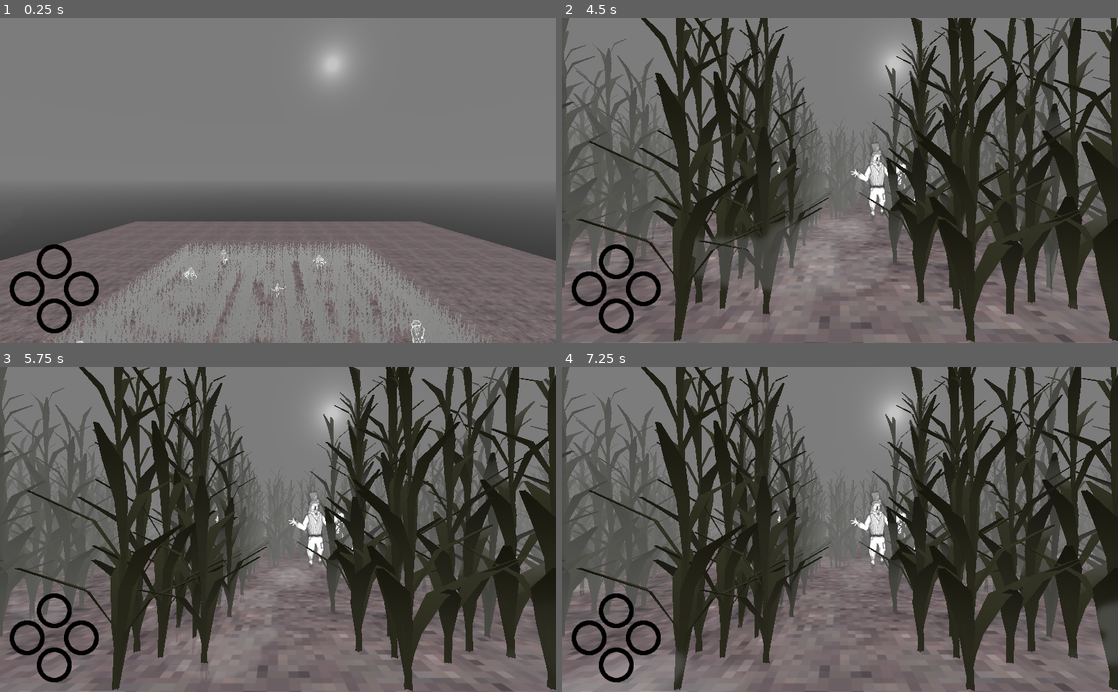
Above: before the commit, frames 1-4 (two rows, left to right).
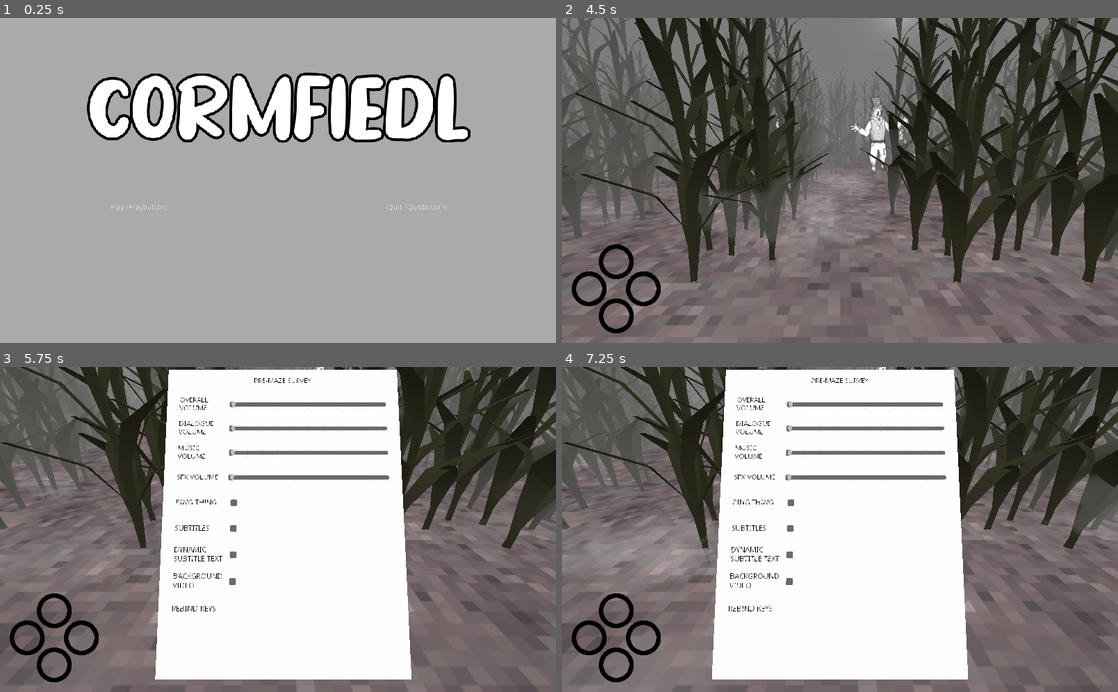
Above: after the commit, the same moments.

Repository: greenje262/one-ticket-to-the-lonely-soul-scarecrow-show
Game: Godot game, scene res://Cornfield.tscn
Two runs of this game, one before a commit and one after it. Both use one fixed random seed, a clock stepped at 60 frames per second and the inputs below. Sound files missing from this copy of the repository are replaced by a short silence.
Inputs:
- Up to frame 1 (0.25 s): no input
- Up to frame 2 (4.5 s): tap Enter at 0.5, 4.25 s; hold E (turn_right) 0.53-1.28 s; tap D (no) at 0.6, 1.55, 2.1, 3.05, 3.8 s; tap Space (ping) at 1.25, 2.85 s; hold Q (turn_left) 1.28-2.03 s; tap F (look) at 1.35 s; hold E (turn_right) 2.03-2.78 s; hold W (move_forward) 2.78-3.53 s; hold Q (turn_left) from 3.53 s (still down); tap R (talk) at 3.6 s; tap A (yes) at 4.35 s
- Up to frame 3 (5.75 s): keep holding Q (turn_left); tap D (no) at 4.55, 5.1 s
- Up to frame 4 (7.25 s): release Q (turn_left) at 5.78 s; hold E (turn_right) 5.78-6.53 s; tap F (look) at 5.85 s; tap D (no) at 6.05, 6.6 s; tap Space (ping) at 6.5 s; hold W (move_forward) from 6.53 s (still down)

The runs differ from the first frame. In frame 1, 98% of the frame differs, in the area x 0-100%, y 0-100%; in frame 2, 43%; in frame 3, 72%; in frame 4, 74%.

Commit message:
built a settings page and added it to start sequence

Diff:
--- a/Player.gd
+++ b/Player.gd
@@ -1,9 +1,11 @@
 extends Spatial
 
+onready var cam = $Camera
 onready var tween = $MoveTween
 onready var tween2 = $OtherTween
 onready var pinger = $PingPlayer
 onready var ray = $RayCast
+onready var survey = $SettingsPage
 
 onready var ind_u = $UIndicator
 onready var ind_l = $LIndicator
@@ -23,6 +25,7 @@
 var look_rot
 var looking = false
 var in_room = false
+var survey_time = false
 var node_match
 var ind_empty = preload("res://indicator-empty.png")
 var ind_full = preload("res://indicator-full.png")
@@ -40,9 +43,13 @@
 			tween.start()
 			tween2.interpolate_property(title, "modulate", Color(1, 1, 1, 1), Color(1, 1, 1, 0), 3.5, Tween.TRANS_EXPO)
 			tween2.start()
-	elif state == "settings" && !tween.is_active():
-		yield(get_tree().create_timer(2), "timeout")
-		pass
+	elif state == "settings" && !survey_time:
+		survey_time = true
+		yield(get_tree().create_timer(1), "timeout")
+		tween.interpolate_property(cam, "rotation_degrees", rotation_degrees, Vector3(-30, 0, 0), 0.5)
+		tween.start()
+		tween2.interpolate_property(survey, "translation", Vector3(2, 0.8, -0.4), Vector3(0, 0.8, -0.4), 1.5, Tween.EASE_OUT)
+		tween2.start()
 	elif state == "game":
 		if !tween.is_active():
 			if !looking:
--- a/Player.tscn
+++ b/Player.tscn
@@ -6,6 +6,7 @@
 [ext_resource path="res://ARCO for OSX.otf" type="DynamicFontData" id=4]
 [ext_resource path="res://No Virus.otf" type="DynamicFontData" id=5]
 [ext_resource path="res://Fog.tscn" type="PackedScene" id=6]
+[ext_resource path="res://SettingsSurvey.tscn" type="PackedScene" id=7]
 
 [sub_resource type="DynamicFont" id=1]
 size = 48
@@ -24,11 +25,23 @@
 outline_color = Color( 0, 0, 0, 1 )
 font_data = ExtResource( 5 )
 
+[sub_resource type="QuadMesh" id=4]
+size = Vector2( 0.464, 0.6 )
+
+[sub_resource type="ViewportTexture" id=6]
+viewport_path = NodePath("SettingsPage/ViewportContainer/Viewport")
+
+[sub_resource type="SpatialMaterial" id=5]
+resource_local_to_scene = true
+flags_unshaded = true
+albedo_texture = SubResource( 6 )
+
 [node name="Player" type="Spatial"]
 script = ExtResource( 1 )
 
 [node name="Camera" type="Camera" parent="."]
 transform = Transform( 1, 0, 0, 0, 1, 0, 0, 0, 1, 0, 1, 0 )
+cull_mask = 524287
 
 [node name="MoveTween" type="Tween" parent="."]
 
@@ -111,7 +124,6 @@
 valign = 1
 
 [node name="TitleBox" type="Control" parent="WordBox"]
-visible = false
 margin_top = 100.0
 margin_right = 1024.0
 margin_bottom = 400.0
@@ -165,5 +177,26 @@
 
 [node name="Fog" parent="." instance=ExtResource( 6 )]
 
+[node name="SettingsPage" type="MeshInstance" parent="."]
+transform = Transform( 1, 0, 0, 0, 0.819152, 0.573576, 0, -0.573576, 0.819152, 3, 0.8, -0.4 )
+mesh = SubResource( 4 )
+material/0 = SubResource( 5 )
+
+[node name="ViewportContainer" type="ViewportContainer" parent="SettingsPage"]
+light_mask = 524288
+margin_left = -464.0
+margin_bottom = 600.0
+__meta__ = {
+"_edit_use_anchors_": false
+}
+
+[node name="Viewport" type="Viewport" parent="SettingsPage/ViewportContainer"]
+size = Vector2( 464, 600 )
+handle_input_locally = false
+render_target_v_flip = true
+render_target_update_mode = 3
+
+[node name="SettingsSurvey" parent="SettingsPage/ViewportContainer/Viewport" instance=ExtResource( 7 )]
+
 [connection signal="tween_all_completed" from="MoveTween" to="." method="_on_MoveTween_tween_all_completed"]
 [connection signal="tween_started" from="MoveTween" to="." method="_on_MoveTween_tween_started"]
--- /dev/null
+++ b/SettingsSurvey.tscn
@@ -0,0 +1,334 @@
+[gd_scene format=2]
+
+[node name="SettingsSurvey" type="Control"]
+margin_right = 464.0
+margin_bottom = 600.0
+__meta__ = {
+"_edit_use_anchors_": false
+}
+
+[node name="Paper" type="ColorRect" parent="."]
+anchor_right = 1.0
+anchor_bottom = 1.0
+__meta__ = {
+"_edit_use_anchors_": false
+}
+
+[node name="Label" type="Label" parent="."]
+margin_right = 464.0
+margin_bottom = 50.0
+custom_colors/font_color = Color( 0, 0, 0, 1 )
+text = "PRE-MAZE SURVEY"
+align = 1
+valign = 1
+
+[node name="SettingsBox" type="Control" parent="."]
+anchor_left = 0.5
+anchor_top = 1.0
+anchor_right = 0.5
+anchor_bottom = 1.0
+margin_left = -207.0
+margin_top = -550.0
+margin_right = 208.0
+__meta__ = {
+"_edit_use_anchors_": false
+}
+
+[node name="Setting1" type="Control" parent="SettingsBox"]
+margin_right = 415.0
+margin_bottom = 50.0
+
+[node name="Label" type="Label" parent="SettingsBox/Setting1"]
+anchor_top = 0.5
+anchor_bottom = 0.5
+margin_top = -25.0
+margin_right = 100.0
+margin_bottom = 25.0
+custom_colors/font_color = Color( 0, 0, 0, 1 )
+text = "OVERALL VOLUME"
+valign = 1
+autowrap = true
+__meta__ = {
+"_edit_use_anchors_": false
+}
+
+[node name="HSlider" type="HSlider" parent="SettingsBox/Setting1"]
+anchor_left = 1.0
+anchor_top = 0.5
+anchor_right = 1.0
+anchor_bottom = 0.5
+margin_left = -315.0
+margin_top = -25.0
+margin_bottom = 25.0
+tick_count = 11
+ticks_on_borders = true
+__meta__ = {
+"_edit_use_anchors_": false
+}
+
+[node name="Setting6" type="Control" parent="SettingsBox"]
+margin_top = 50.0
+margin_right = 415.0
+margin_bottom = 100.0
+
+[node name="Label" type="Label" parent="SettingsBox/Setting6"]
+anchor_top = 0.5
+anchor_bottom = 0.5
+margin_top = -25.0
+margin_right = 100.0
+margin_bottom = 25.0
+custom_colors/font_color = Color( 0, 0, 0, 1 )
+text = "DIALOGUE VOLUME"
+valign = 1
+autowrap = true
+__meta__ = {
+"_edit_use_anchors_": false
+}
+
+[node name="HSlider" type="HSlider" parent="SettingsBox/Setting6"]
+anchor_left = 1.0
+anchor_top = 0.5
+anchor_right = 1.0
+anchor_bottom = 0.5
+margin_left = -315.0
+margin_top = -25.0
+margin_bottom = 25.0
+tick_count = 11
+ticks_on_borders = true
+__meta__ = {
+"_edit_use_anchors_": false
+}
+
+[node name="Setting7" type="Control" parent="SettingsBox"]
+margin_top = 100.0
+margin_right = 415.0
+margin_bottom = 150.0
+
+[node name="Label" type="Label" parent="SettingsBox/Setting7"]
+anchor_top = 0.5
+anchor_bottom = 0.5
+margin_top = -25.0
+margin_right = 100.0
+margin_bottom = 25.0
+custom_colors/font_color = Color( 0, 0, 0, 1 )
+text = "MUSIC VOLUME"
+valign = 1
+autowrap = true
+__meta__ = {
+"_edit_use_anchors_": false
+}
+
+[node name="HSlider" type="HSlider" parent="SettingsBox/Setting7"]
+anchor_left = 1.0
+anchor_top = 0.5
+anchor_right = 1.0
+anchor_bottom = 0.5
+margin_left = -315.0
+margin_top = -25.0
+margin_bottom = 25.0
+tick_count = 11
+ticks_on_borders = true
+__meta__ = {
+"_edit_use_anchors_": false
+}
+
+[node name="Setting8" type="Control" parent="SettingsBox"]
+margin_top = 150.0
+margin_right = 415.0
+margin_bottom = 200.0
+
+[node name="Label" type="Label" parent="SettingsBox/Setting8"]
+anchor_top = 0.5
+anchor_bottom = 0.5
+margin_top = -25.0
+margin_right = 100.0
+margin_bottom = 25.0
+custom_colors/font_color = Color( 0, 0, 0, 1 )
+text = "SFX VOLUME"
+valign = 1
+autowrap = true
+__meta__ = {
+"_edit_use_anchors_": false
+}
+
+[node name="HSlider" type="HSlider" parent="SettingsBox/Setting8"]
+anchor_left = 1.0
+anchor_top = 0.5
+anchor_right = 1.0
+anchor_bottom = 0.5
+margin_left = -315.0
+margin_top = -25.0
+margin_bottom = 25.0
+tick_count = 11
+ticks_on_borders = true
+__meta__ = {
+"_edit_use_anchors_": false
+}
+
+[node name="Setting2" type="Control" parent="SettingsBox"]
+margin_top = 200.0
+margin_right = 415.0
+margin_bottom = 250.0
+__meta__ = {
+"_edit_use_anchors_": false
+}
+
+[node name="Label" type="Label" parent="SettingsBox/Setting2"]
+anchor_top = 0.5
+anchor_bottom = 0.5
+margin_top = -25.0
+margin_right = 100.0
+margin_bottom = 25.0
+custom_colors/font_color = Color( 0, 0, 0, 1 )
+text = "PING THING"
+valign = 1
+autowrap = true
+__meta__ = {
+"_edit_use_anchors_": false
+}
+
+[node name="CheckBox" type="CheckBox" parent="SettingsBox/Setting2"]
+anchor_left = 1.0
+anchor_top = 0.5
+anchor_right = 1.0
+anchor_bottom = 0.5
+margin_left = -315.0
+margin_top = -25.0
+margin_bottom = 25.0
+align = 1
+__meta__ = {
+"_edit_use_anchors_": false
+}
+
+[node name="Setting3" type="Control" parent="SettingsBox"]
+margin_top = 250.0
+margin_right = 415.0
+margin_bottom = 300.0
+__meta__ = {
+"_edit_use_anchors_": false
+}
+
+[node name="Label" type="Label" parent="SettingsBox/Setting3"]
+anchor_top = 0.5
+anchor_bottom = 0.5
+margin_top = -25.0
+margin_right = 100.0
+margin_bottom = 25.0
+custom_colors/font_color = Color( 0, 0, 0, 1 )
+text = "SUBTITLES"
+valign = 1
+autowrap = true
+__meta__ = {
+"_edit_use_anchors_": false
+}
+
+[node name="CheckBox" type="CheckBox" parent="SettingsBox/Setting3"]
+anchor_left = 1.0
+anchor_top = 0.5
+anchor_right = 1.0
+anchor_bottom = 0.5
+margin_left = -315.0
+margin_top = -25.0
+margin_bottom = 25.0
+align = 1
+__meta__ = {
+"_edit_use_anchors_": false
+}
+
+[node name="Setting4" type="Control" parent="SettingsBox"]
+margin_top = 300.0
+margin_right = 415.0
+margin_bottom = 350.0
+__meta__ = {
+"_edit_use_anchors_": false
+}
+
+[node name="Label" type="Label" parent="SettingsBox/Setting4"]
+anchor_top = 0.5
+anchor_bottom = 0.5
+margin_top = -25.0
+margin_right = 100.0
+margin_bottom = 25.0
+custom_colors/font_color = Color( 0, 0, 0, 1 )
+text = "DYNAMIC SUBTITLE TEXT"
+valign = 1
+autowrap = true
+__meta__ = {
+"_edit_use_anchors_": false
+}
+
+[node name="CheckBox" type="CheckBox" parent="SettingsBox/Setting4"]
+anchor_left = 1.0
+anchor_top = 0.5
+anchor_right = 1.0
+anchor_bottom = 0.5
+margin_left = -315.0
+margin_top = -25.0
+margin_bottom = 25.0
+align = 1
+__meta__ = {
+"_edit_use_anchors_": false
+}
+
+[node name="Setting5" type="Control" parent="SettingsBox"]
+margin_top = 350.0
+margin_right = 415.0
+margin_bottom = 400.0
+__meta__ = {
+"_edit_use_anchors_": false
+}
+
+[node name="Label" type="Label" parent="SettingsBox/Setting5"]
+anchor_top = 0.5
+anchor_bottom = 0.5
+margin_top = -25.0
+margin_right = 100.0
+margin_bottom = 25.0
+custom_colors/font_color = Color( 0, 0, 0, 1 )
+text = "BACKGROUND VIDEO"
+valign = 1
+autowrap = true
+__meta__ = {
+"_edit_use_anchors_": false
+}
+
+[node name="CheckBox" type="CheckBox" parent="SettingsBox/Setting5"]
+anchor_left = 1.0
+anchor_top = 0.5
+anchor_right = 1.0
+anchor_bottom = 0.5
+margin_left = -315.0
+margin_top = -25.0
+margin_bottom = 25.0
+align = 1
+__meta__ = {
+"_edit_use_anchors_": false
+}
+
+[node name="Setting9" type="Control" parent="SettingsBox"]
+margin_top = 400.0
+margin_right = 415.0
+margin_bottom = 525.0
+__meta__ = {
+"_edit_use_anchors_": false
+}
+
+[node name="Label" type="Label" parent="SettingsBox/Setting9"]
+margin_right = 100.0
+margin_bottom = 50.0
+custom_colors/font_color = Color( 0, 0, 0, 1 )
+text = "REBIND KEYS"
+valign = 1
+autowrap = true
+__meta__ = {
+"_edit_use_anchors_": false
+}
+
+[node name="RebindBox" type="Control" parent="SettingsBox/Setting9"]
+anchor_left = 1.0
+anchor_right = 1.0
+margin_left = -315.0
+margin_bottom = 125.0
+__meta__ = {
+"_edit_use_anchors_": false
+}
Not shown, added: AUTHOR.txt
Not shown, added: OFL.txt
Not shown: 1 places in Player.tscn that only renumber resources
Binary file added: desktop/Sono-Bold.ttf
Binary file added: desktop/Sono-ExtraBold.ttf
Binary file added: desktop/Sono-ExtraLight.ttf
Binary file added: desktop/Sono-Light.ttf
Binary file added: desktop/Sono-Medium.ttf
Binary file added: desktop/Sono-Regular.ttf
Binary file added: desktop/Sono-SemiBold.ttf
Not shown, changed: dev-materials/attribution.txt
Binary file added: variable/SonoVariable.ttf
(and 8 more such lines)
